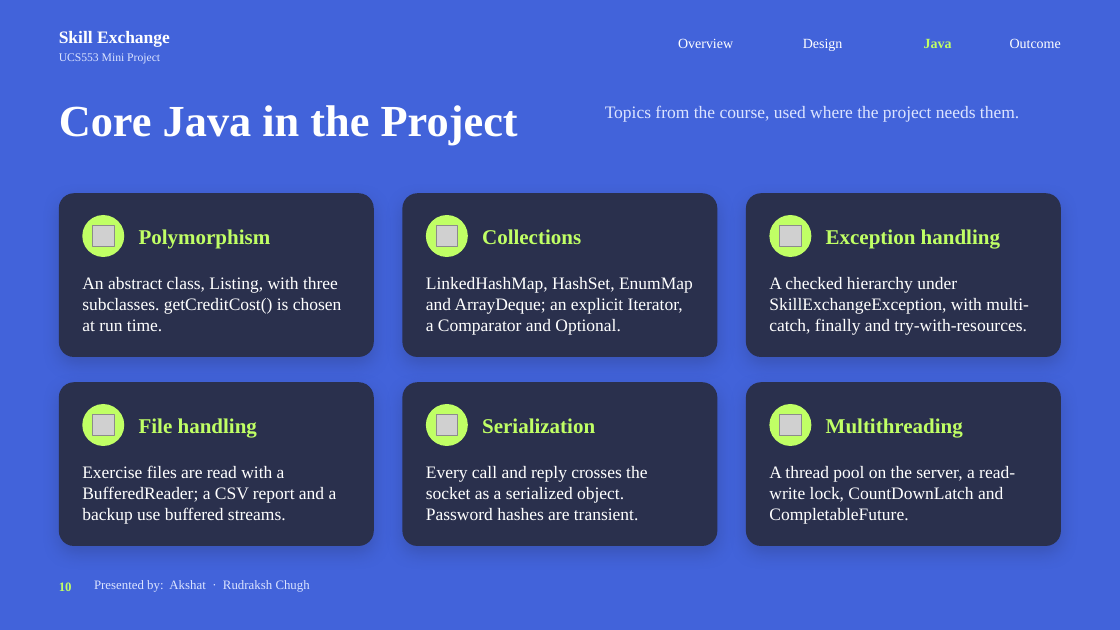
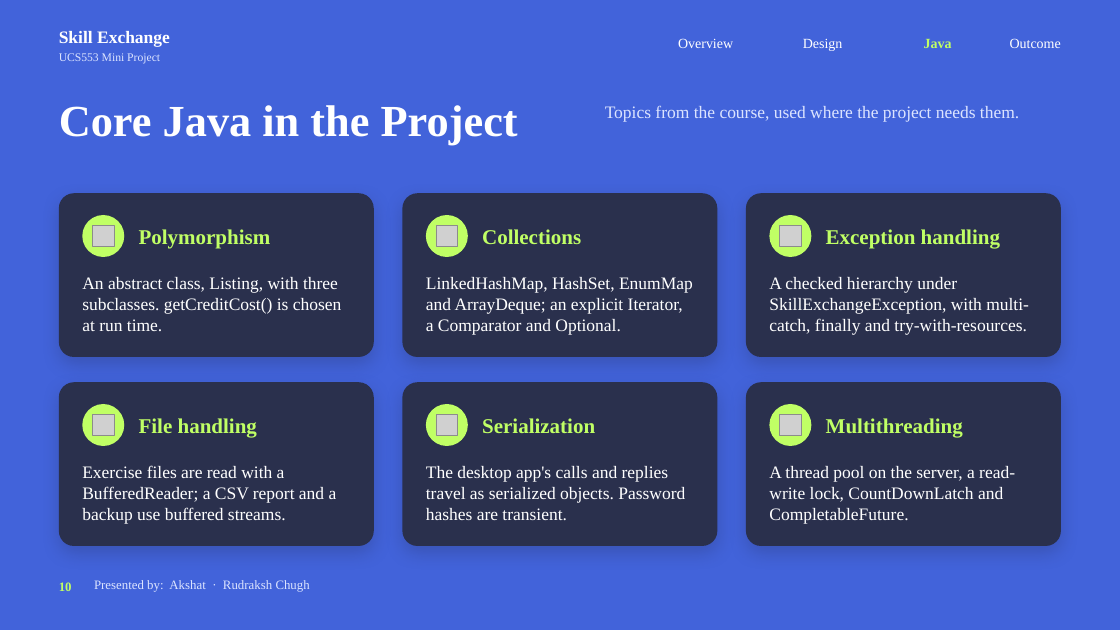
Before and after one commit to RudrakshChugh/JavaProject, a slide deck: slide 10 of Project Presentation.pptx. Drawn at 1120x630 pixels with LibreOffice and Linux fonts; fonts in the diff are those of the drawing; grey boxes stand for pictures; background and template pictures are left out. Boxes give left, top, right and bottom in pixels: in the first picture for what was removed or moved away, otherwise in the second. Text is boxed around its words. In the diff, an @@ line names an element or a change of style, - is before the commit and + after.

```diff
--- a/Project Presentation.pptx
+++ b/Project Presentation.pptx
@@ text at [426, 466, 685, 520]: text changed @@
-Every call and reply crosses the socket as a serialized object. Password hashes are transient.
+The desktop app's calls and replies travel as serialized objects. Password hashes are transient.
```
Also in this commit, not shown: 13 other slides changed, 1 slide added.
